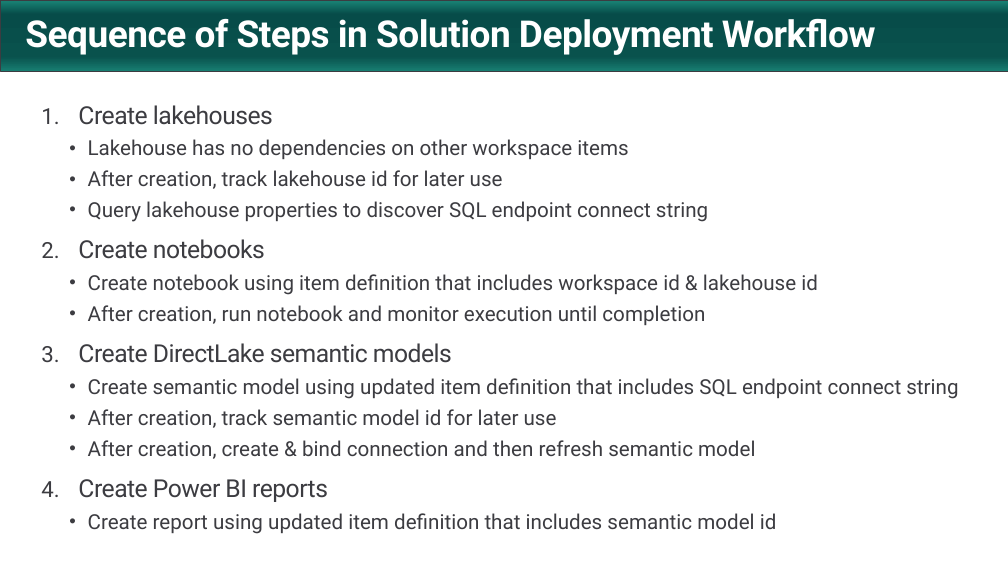
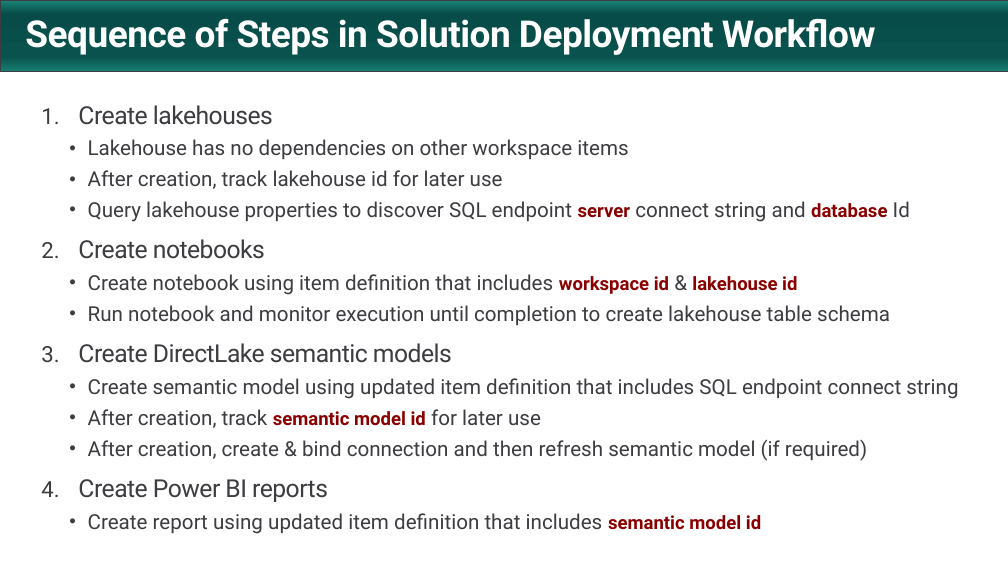
Before and after one commit to FabricDevCamp/FabricSolutionDeployment, a slide deck: slide 16 of docs/Automating Fabric Solution Deployment.pptx (slide 15 before the commit). Drawn at 1008x567 pixels with LibreOffice and Linux fonts; fonts in the diff are those of the drawing; background and template pictures are left out. Boxes give left, top, right and bottom in pixels: in the first picture for what was removed or moved away, otherwise in the second. Text is boxed around its words. In the diff, an @@ line names an element or a change of style, - is before the commit and + after.

Commit message:
updates

```diff
--- a/docs/Automating Fabric Solution Deployment.pptx
+++ b/docs/Automating Fabric Solution Deployment.pptx
@@ text at box(88, 201, 910, 222): text changed @@
-  • Query lakehouse properties to discover SQL endpoint connect string
+  • Query lakehouse properties to discover SQL endpoint server connect string and database Id
@@ text at box(88, 274, 797, 534): size 20 to 18 pt, text colour #3C3C41 to #8A0000, bold on in "workspace id lakehouse id", "semantic model id", "semantic model id" @@
@@ text at box(88, 305, 890, 325): text changed @@
-  • After creation, run notebook and monitor execution until completion
+  • Run notebook and monitor execution until completion to create lakehouse table schema
@@ text at box(88, 439, 867, 461): text changed @@
-  • After creation, create & bind connection and then refresh semantic model
+  • After creation, create & bind connection and then refresh semantic model (if required)
```
Also in this commit, not shown: 4 other slides changed, 1 slide added.
